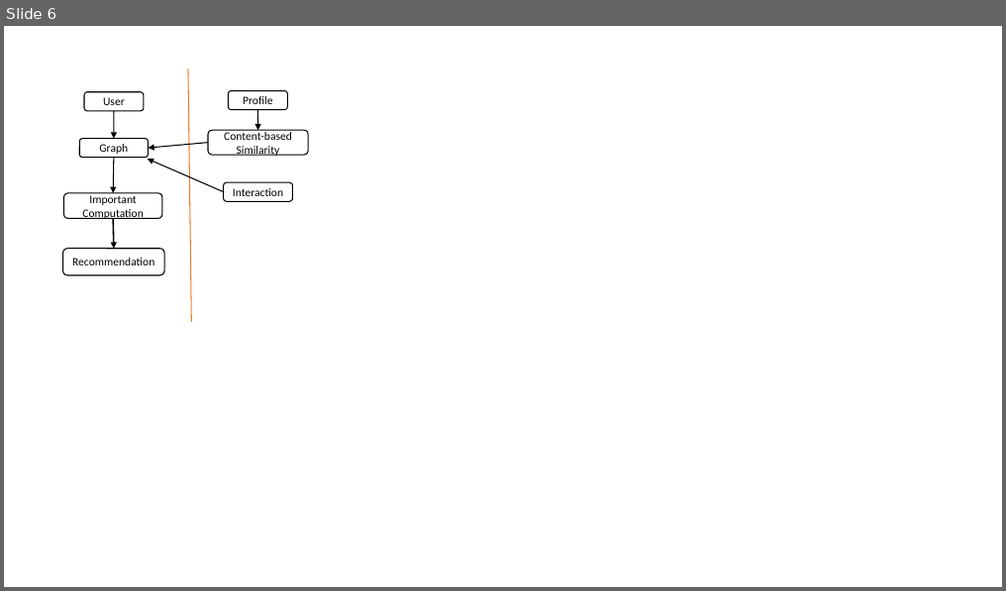
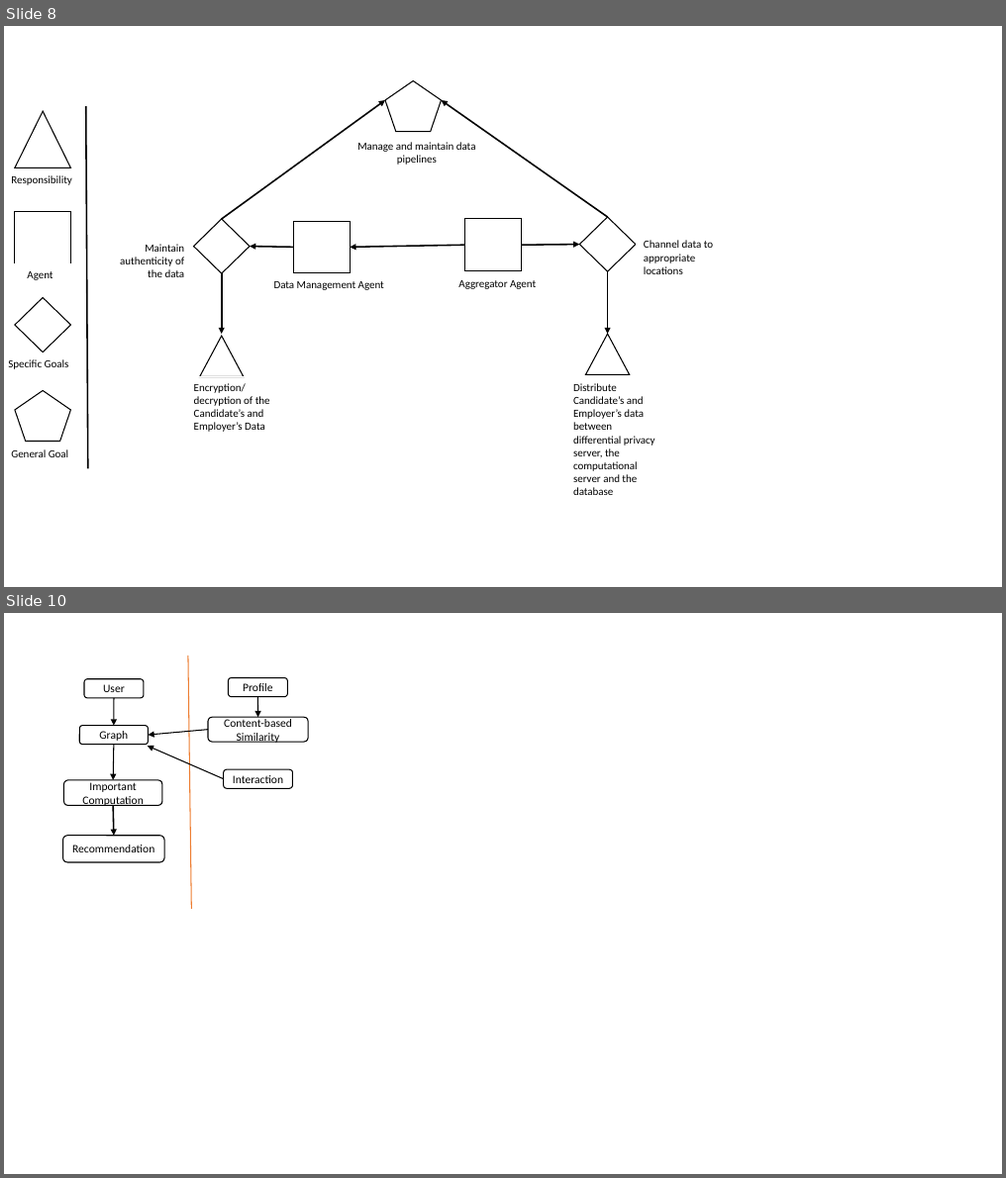
Before and after one commit to zxingz/Thesis, a slide deck: Risk Models.pptx. Shown one above the other, each under a label of ours: slide 6 before the commit, slides 8 and 10 after it; the slides between them are not shown. The pictures are 1006x591 and 1006x1178 pixels, drawn with LibreOffice and Linux fonts; fonts in the diff are those of the drawing. Boxes give left, top, right and bottom in pixels: in the first picture for what was removed or moved away, otherwise in the second. Text is boxed around its words. In the diff, an @@ line names an element or a change of style, - is before the commit and + after.

```diff
--- a/Risk Models.pptx
+++ b/Risk Models.pptx
@@ slide 8 added at box(4, 26, 1002, 587), background #FFFFFF @@
@@ pentagon added at box(385, 80, 442, 132), fill #FFFFFF, outline #000000 1 pt @@
@@ triangle added at box(15, 111, 70, 169), fill #FFFFFF, outline #000000 1 pt @@
@@ line added from (85, 106) to (88, 470), #000000 1.5 pt @@
@@ arrow added from (222, 219) to (385, 100), #000000 1.5 pt @@
@@ arrow added from (607, 217) to (442, 100), #000000 1.5 pt @@
@@ rectangle added at box(335, 135, 500, 169), outline #FFFFFF 0.75 pt, 10.5 pt, text #000000 @@
+Manage and maintain data pipelines
@@ rectangle added at box(4, 169, 83, 190), outline #FFFFFF 0.75 pt, 10.5 pt, text #000000 @@
+Responsibility
@@ rectangle added at box(15, 212, 70, 264), fill #FFFFFF, outline #000000 1 pt @@
@@ diamond added at box(193, 219, 250, 274), fill #FFFFFF, outline #000000 1 pt @@
@@ rectangle added at box(294, 221, 350, 274), fill #FFFFFF, outline #000000 1 pt @@
@@ rectangle added at box(465, 219, 522, 271), fill #FFFFFF, outline #000000 1 pt @@
@@ diamond added at box(580, 217, 636, 272), fill #FFFFFF, outline #000000 1 pt @@
@@ rectangle added at box(104, 238, 192, 285), outline #FFFFFF 0.75 pt, 10.5 pt, text #000000 @@
+Maintain authenticity of the data
@@ arrow added from (294, 247) to (250, 246), #000000 1.5 pt @@
@@ arrow added from (465, 246) to (350, 247), #000000 1.5 pt @@
@@ arrow added from (522, 246) to (580, 245), #000000 1.5 pt @@
@@ rectangle added at box(637, 234, 737, 281), outline #FFFFFF 0.75 pt, 10.5 pt, text #000000 @@
+Channel data to appropriate locations
@@ rectangle added at box(4, 265, 84, 286), outline #FFFFFF 0.75 pt, 10.5 pt, text #000000 @@
+Agent
@@ arrow added from (222, 274) to (222, 334), #000000 1.5 pt @@
@@ rectangle added at box(266, 274, 432, 295), outline #FFFFFF 0.75 pt, 10.5 pt, text #000000 @@
+Data Management Agent
@@ rectangle added at box(451, 274, 617, 294), outline #FFFFFF 0.75 pt, 10.5 pt, text #000000 @@
+Aggregator Agent
@@ arrow added from (607, 272) to (607, 334), #000000 1.5 pt @@
@@ diamond added at box(15, 297, 70, 353), fill #FFFFFF, outline #000000 1 pt @@
@@ triangle added at box(199, 336, 244, 377), fill #FFFFFF, outline #000000 1 pt @@
@@ triangle added at box(586, 334, 630, 374), fill #FFFFFF, outline #000000 1 pt @@
@@ rectangle added at box(4, 354, 80, 374), outline #FFFFFF 0.75 pt, 10.5 pt, text #000000 @@
+Specific Goals
@@ rectangle added at box(187, 377, 287, 438), outline #FFFFFF 0.75 pt, 10.5 pt, text #000000 @@
+Encryption/decryption of the Candidate’s and Employer’s Data
@@ rectangle added at box(566, 377, 666, 503), outline #FFFFFF 0.75 pt, 10.5 pt, text #000000 @@
+Distribute Candidate’s and Employer’s data between differential privacy server, the computational server and the database
@@ pentagon added at box(15, 390, 70, 442), fill #FFFFFF, outline #000000 1 pt @@
@@ rectangle added at box(4, 444, 83, 466), outline #FFFFFF 0.75 pt, 10.5 pt, text #000000 @@
+General Goal
@@ what was slide 6 is now slide 10 @@
```
Also in this commit, not shown: 1 slide changed, 5 other slides added, 11 other files.
